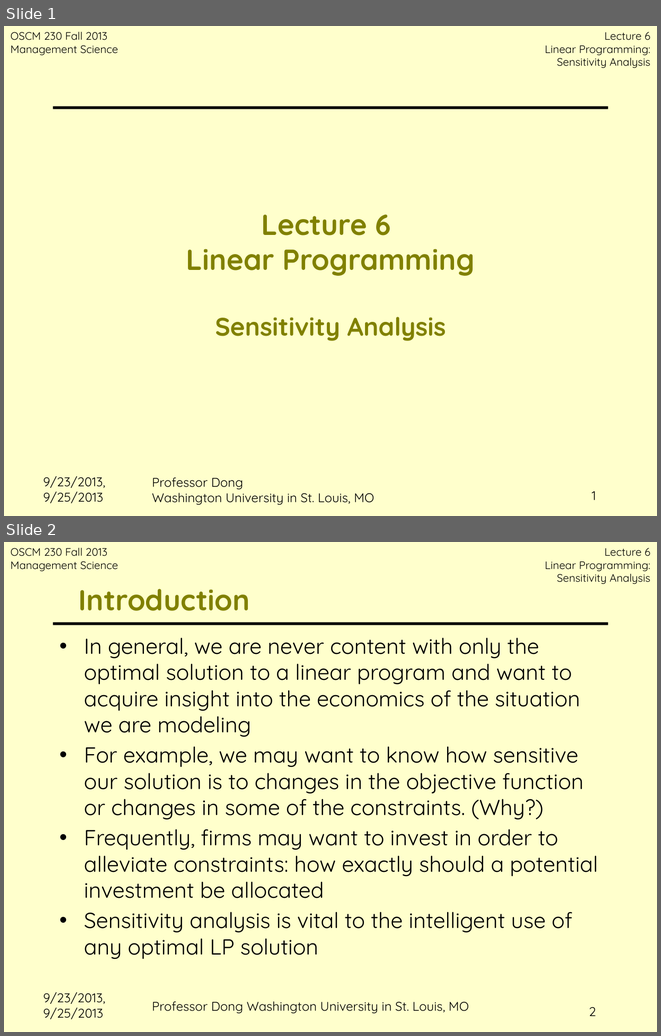
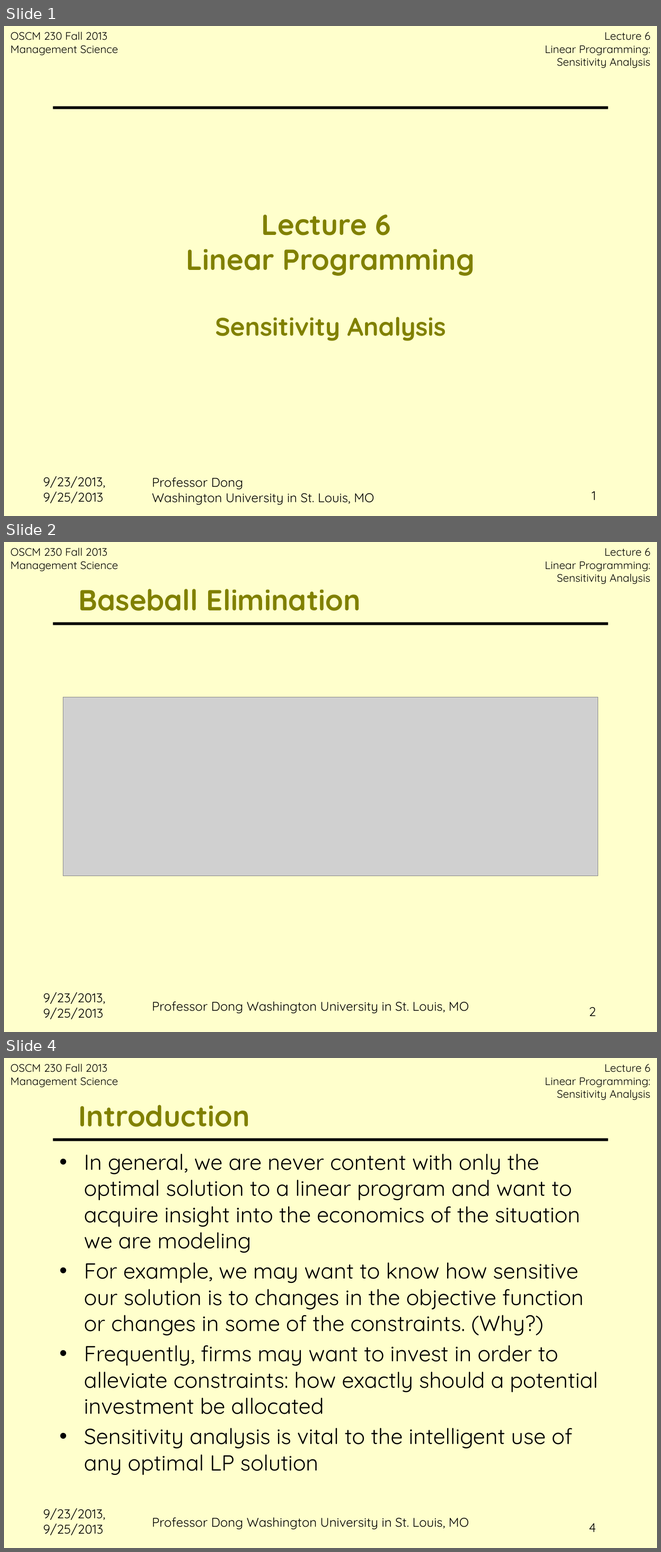
Before and after one commit to jbf232/OSCM230, a slide deck: Fall 2015/Lectures/Lecture 4 Sensitivity Analysis/Lecture 4 Intro Sensitivity Analysis.pptx. Shown one above the other, each under a label of ours: slides 1 and 2 before the commit, slides 1, 2 and 4 after it; the slides between them are not shown. The pictures are 661x1036 and 661x1552 pixels, drawn with LibreOffice and Linux fonts; fonts in the diff are those of the drawing; grey boxes stand for pictures; background and template pictures are left out. Boxes give left, top, right and bottom in pixels: in the first picture for what was removed or moved away, otherwise in the second. Text is boxed around its words. In the diff, an @@ line names an element or a change of style, - is before the commit and + after.

```diff
--- a/Fall 2015/Lectures/Lecture 4 Sensitivity Analysis/Lecture 4 Intro Sensitivity Analysis.pptx
+++ b/Fall 2015/Lectures/Lecture 4 Sensitivity Analysis/Lecture 4 Intro Sensitivity Analysis.pptx
@@ slide 2 added at (4, 542, 657, 1032), background #FFFFCC; not listed: 3 template elements that a slide beside it also shows @@
@@ title added at (79, 589, 361, 611), 32 pt, text #808000, bold @@
+Baseball Elimination
@@ picture added at (63, 697, 598, 876) @@
@@ text added at (43, 992, 105, 1019), 14 pt, text #000000 @@
+9/23/2013, 9/25/2013
@@ text added at (152, 1001, 469, 1013), 14 pt, text #000000 @@
+Professor Dong Washington University in St. Louis, MO
@@ page number added at (589, 1007, 596, 1016), 14 pt, text #000000 @@
+2
@@ what was slide 2 is now slide 4 @@
@@ page number at (589, 1523, 596, 1532): text changed @@
-2
+4
```
Also in this commit, not shown: 1 other slide added, 50 other files.
